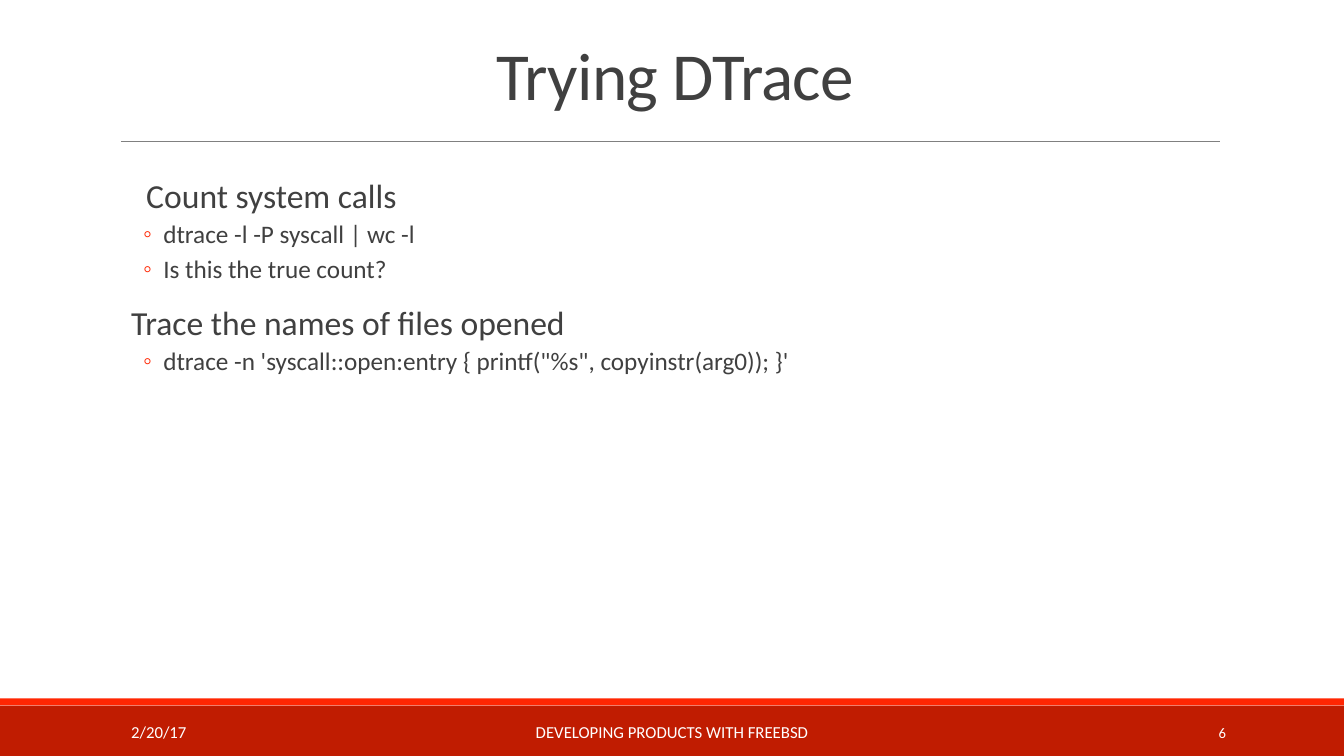
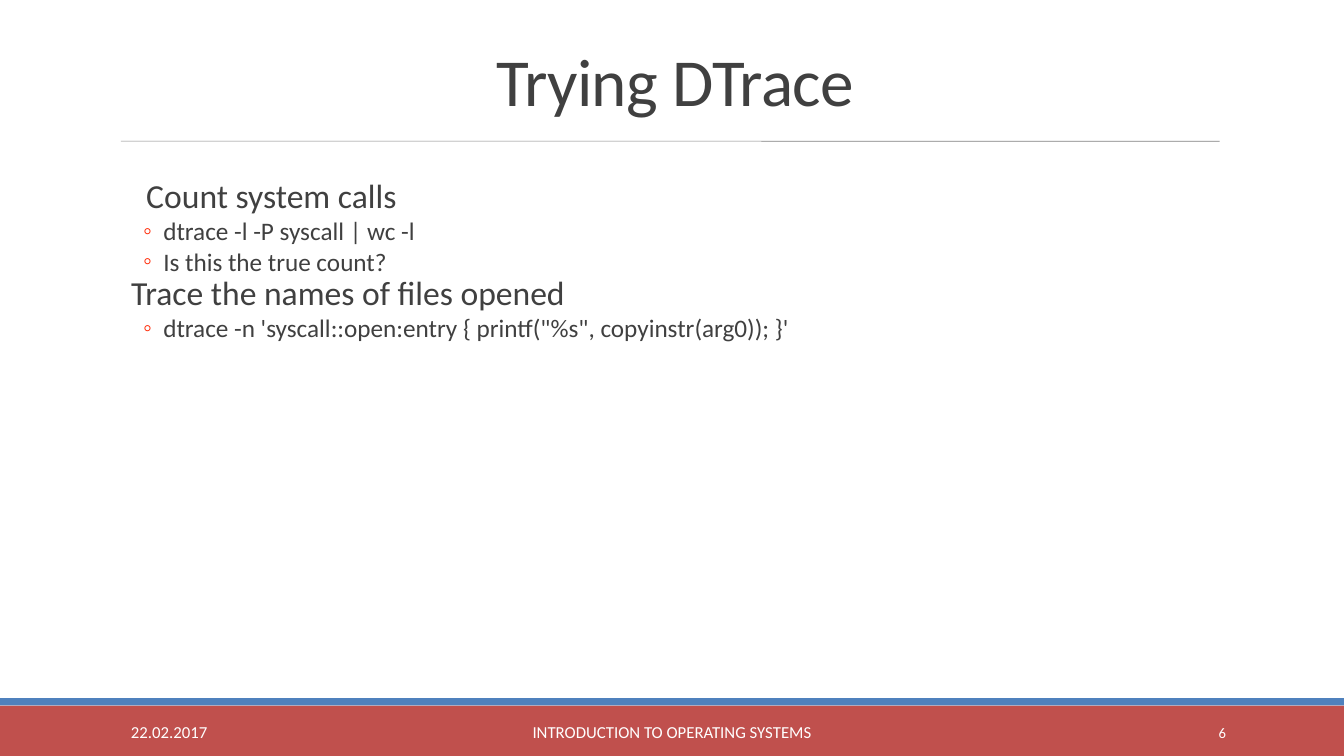
Before and after one commit to teachbsd/course, a slide deck: slide 6 of undergraduate/labs/kernel-services.pptx. Drawn at 1344x756 pixels with LibreOffice and Linux fonts; fonts in the diff are those of the drawing; background and template pictures are left out. Boxes give left, top, right and bottom in pixels: in the first picture for what was removed or moved away, otherwise in the second. Text is boxed around its words. In the diff, an @@ line names an element or a change of style, - is before the commit and + after.

Commit message:
Fix the footers
Some footers in the slides presented so far had „Developing products
with FreeBSD“ in the footer. I changed that to read „Introduction to
Operating Systems“. The other slides have the same problem, but I only
fixed the ones we presented so far.

```diff
--- a/undergraduate/labs/kernel-services.pptx
+++ b/undergraduate/labs/kernel-services.pptx
@@ text "Trying DTrace" at [497, 60, 854, 118]: line spacing 0.85 to 1 @@
@@ line (121, 141) - (1220, 141): stroke #808080 0.5 pt to #808080 0.51 pt @@
@@ text "Count system calls" at [131, 184, 770, 342]: less space between paragraphs; line spacing 0.9 to 1 @@
@@ rectangle at [0, 706, 1344, 756]: fill #C01C01 to #C0504D @@
@@ rectangle at [0, 699, 1344, 706]: fill #FF2602 to #4F81BD @@
@@ text at [131, 727, 207, 738]: text changed @@
-2/20/17
+22.02.2017
@@ text at [533, 727, 812, 738]: text changed @@
-DEVELOPING PRODUCTS WITH FREEBSD
+INTRODUCTION TO OPERATING SYSTEMS
```
Also in this commit, not shown: 9 other slides changed, 1 other file.
